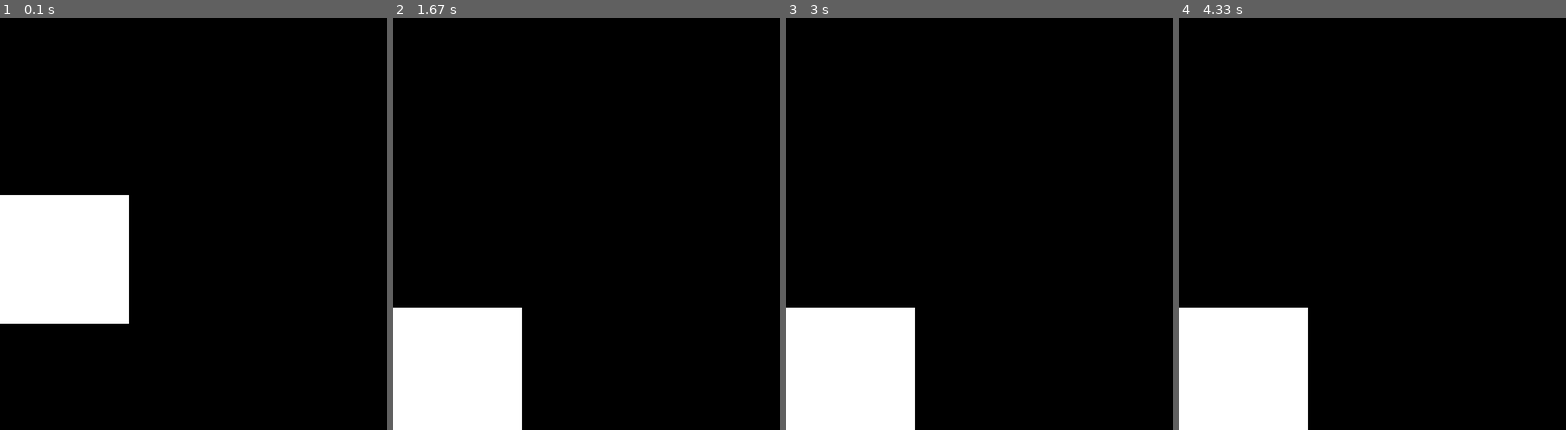
Above: before the commit, frames 1-4 (left to right).
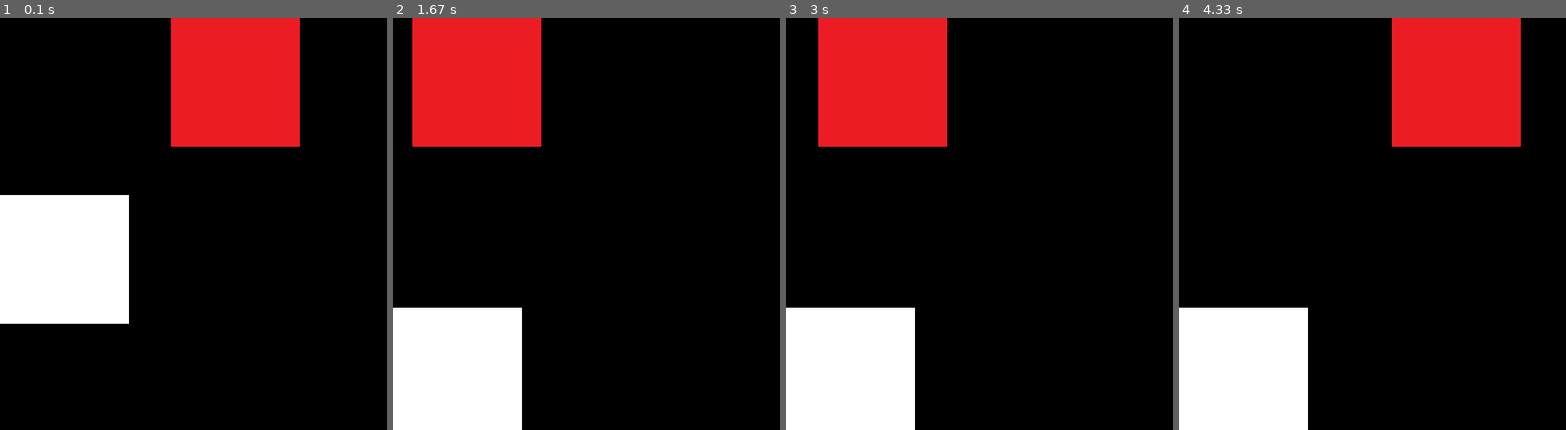
Above: after the commit, the same moments.

Repository: matthieurobert/Projet-ISN
Game: pygame game, started from Test_Matthieu/test_bot.py
Two runs of this game, one before a commit and one after it. Both use one fixed random seed, a clock stepped at 60 frames per second and the inputs below.
Inputs:
- Up to frame 1 (0.1 s): no input
- Up to frame 2 (1.67 s): no input
- Up to frame 3 (3 s): no input
- Up to frame 4 (4.33 s): no input

The runs differ from the first frame. In frame 1, 10% of the frame differs, in the area x 44-78%, y 0-32%; in frame 2, 10%; in frame 3, 10%; in frame 4, 10%.

Commit message:
création d'un nouveau bot

Diff:
--- a/Test_Matthieu/test_bot.py
+++ b/Test_Matthieu/test_bot.py
@@ -21,15 +21,12 @@
 		self.speed = [0, 5]
 		self.update()
 
-	#def reinit(self):
-		#self.state = "still"
-		#self.movepos = [0, 5]
 
 	def update(self):
 		if self.rect.top < 0:
 			self.newpos[1] = self.newpos[1] + self.speed[1]
 			self.rect = self.rect.move(self.newpos)
-		#if self.area.contains(self.newpos):
+
 		elif self.rect.bottom > 440:
 			self.newpos[1] = self.newpos[1] - self.speed[1]
 			self.rect = self.rect.move(self.newpos)
@@ -38,22 +35,41 @@
 			self.newpos[1] = self.newpos[1] + self.speed[1]
 			self.rect = self.rect.move(self.newpos)
 
-		print(self.speed)
+		#print(self.speed)
+
+
+class LRBot(pygame.sprite.Sprite):
 
 
 
-
-	#def moveup(self):
-		#self.movepos[1] = self.movepos[1] - (self.speed)
-		#self.state = "moveup"
-
-	#def movedown(self):
-		#self.movepos[1] = self.movepos[1] + (self.speed)
-		#self.state = "movedown"
+	def __init__(self):
+		pygame.sprite.Sprite.__init__(self)
+		self.image = pygame.image.load("sprite2.png")
+		screen = pygame.display.get_surface()
+		self.area = screen.get_rect()
+		self.rect = self.image.get_rect()
+		#self.side = side
+		#self.speed = 10
+		self.state = "still"
+		self.newpos = [0, 0]
+		self.speed = [5, 0]
+		self.update()
 
 
+	def update(self):
+		if self.rect.left < 0:
+			self.newpos[0] = self.newpos[0] + self.speed[0]
+			self.rect = self.rect.move(self.newpos)
 
-speed = [0, 5]
+		elif self.rect.right > 400:
+			self.newpos[0] = self.newpos[0] - self.speed[0]
+			self.rect = self.rect.move(self.newpos)
+
+		else:
+			self.newpos[0] = self.newpos[0] + self.speed[0]
+			self.rect = self.rect.move(self.newpos)
+
+		#print(self.speed)
 
 fenetre = pygame.display.set_mode((600,640), RESIZABLE)
 
@@ -65,6 +81,7 @@
 #fenetre.blit(player, pos_player)
 
 alien = ARBot()
+pab = LRBot()
 
 pygame.display.flip
 
@@ -79,5 +96,7 @@
 	#alien.update()
 	fenetre.blit(fond, (0, 0))
 	fenetre.blit( alien.image, alien.rect)
+	fenetre.blit( pab.image, pab.rect)
 	alien.update()
+	pab.update()
 	pygame.display.flip()
Binary file added: Test_Matthieu/sprite2.png
